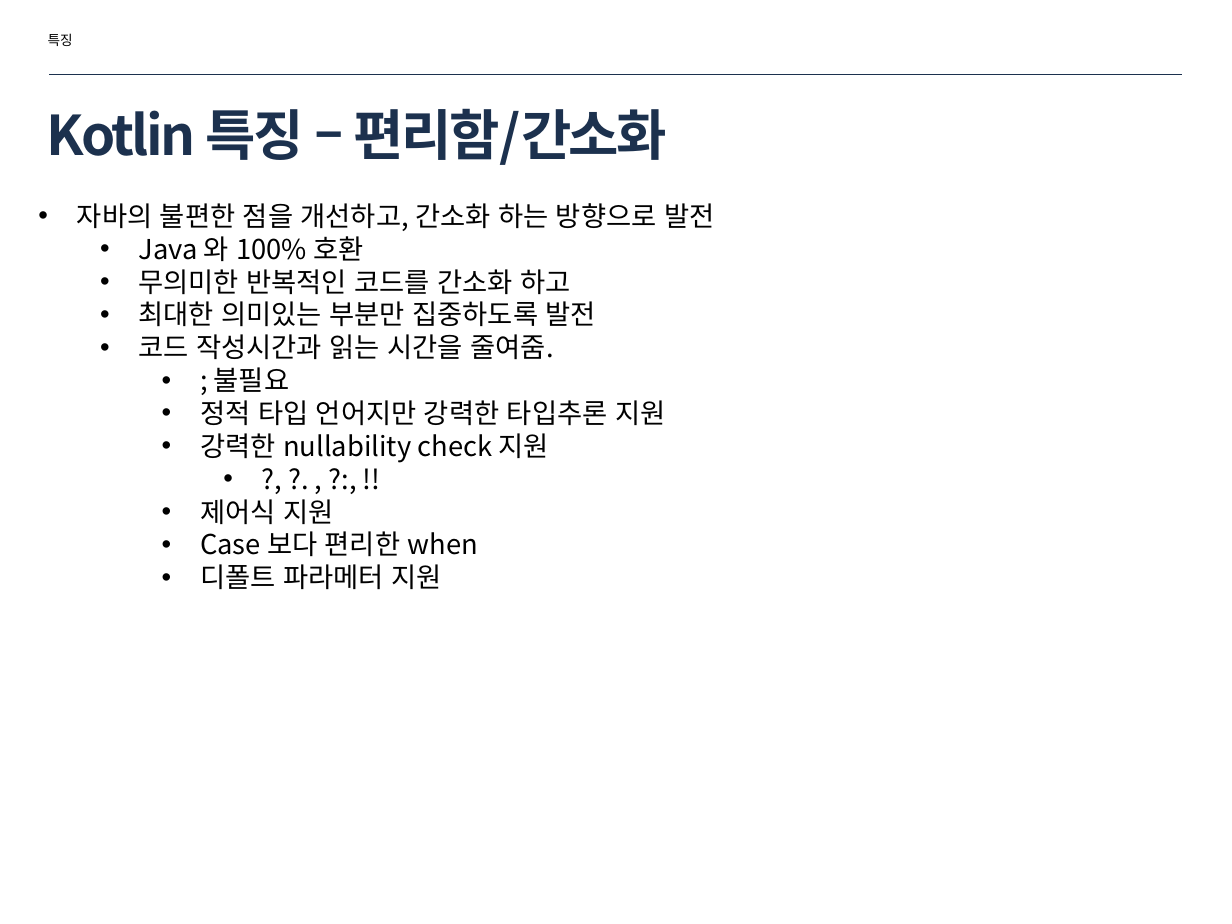
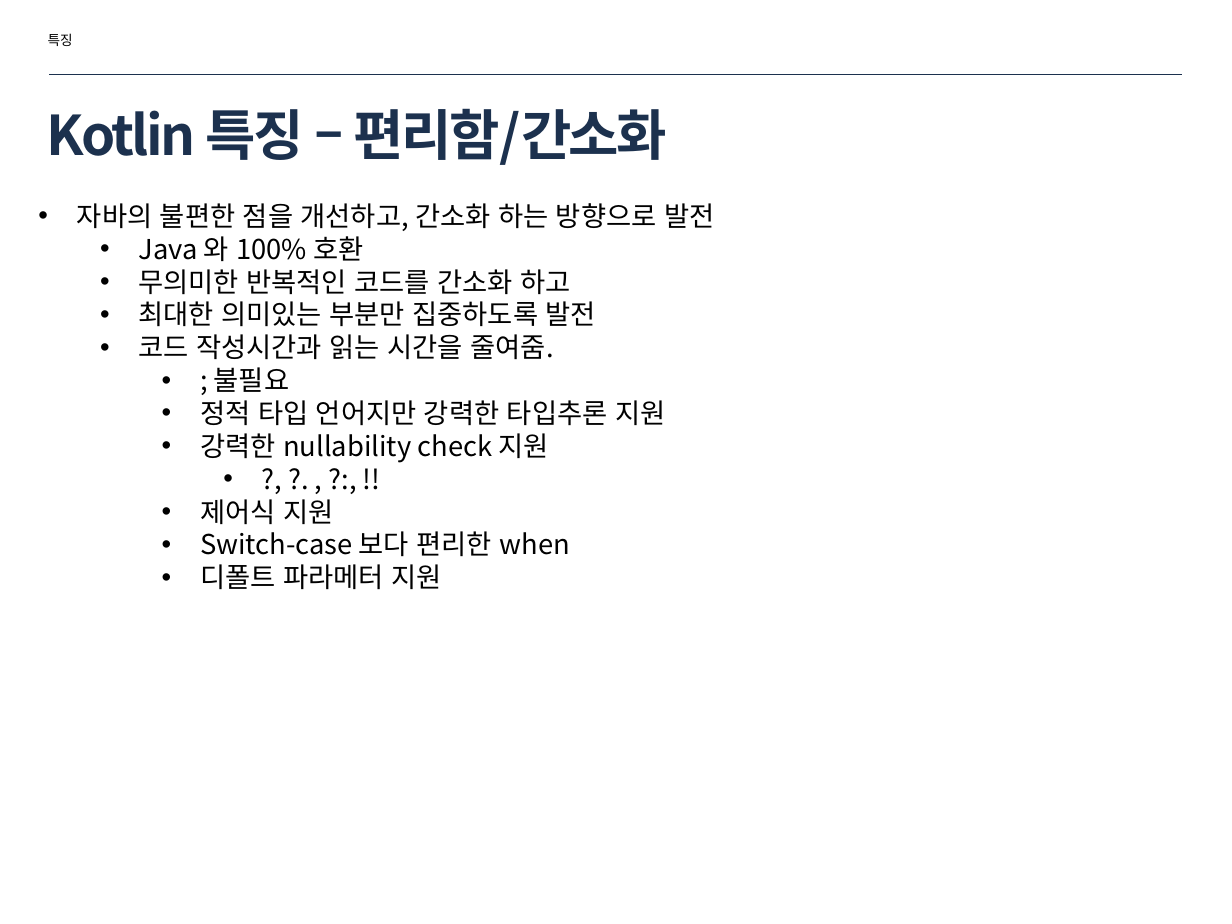
Before and after one commit to zoops/2018-kotlin-lecture, a slide deck: slide 10 of doc/2018-inu-kotlin-01.pptx. Drawn at 1232x924 pixels with LibreOffice and Linux fonts; fonts in the diff are those of the drawing. Boxes give left, top, right and bottom in pixels: in the first picture for what was removed or moved away, otherwise in the second. Text is boxed around its words. In the diff, an @@ line names an element or a change of style, - is before the commit and + after.

Commit message:
T01

```diff
--- a/doc/2018-inu-kotlin-01.pptx
+++ b/doc/2018-inu-kotlin-01.pptx
@@ text at box(200, 531, 570, 557): text changed @@
-    • Case 보다 편리한 when
+    • Switch-case 보다 편리한 when
```
